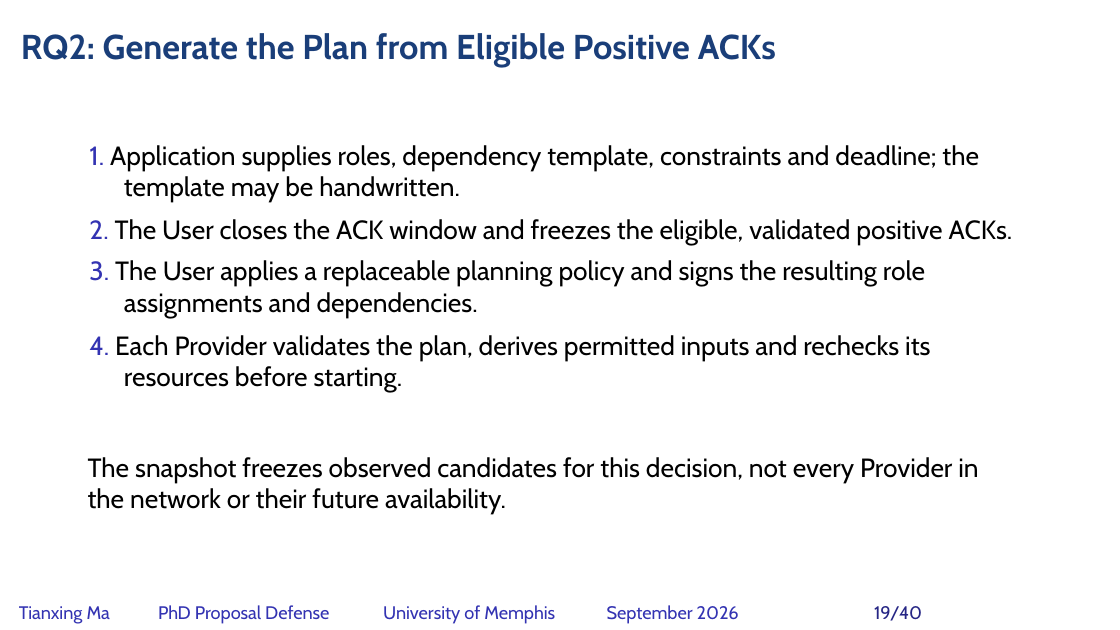
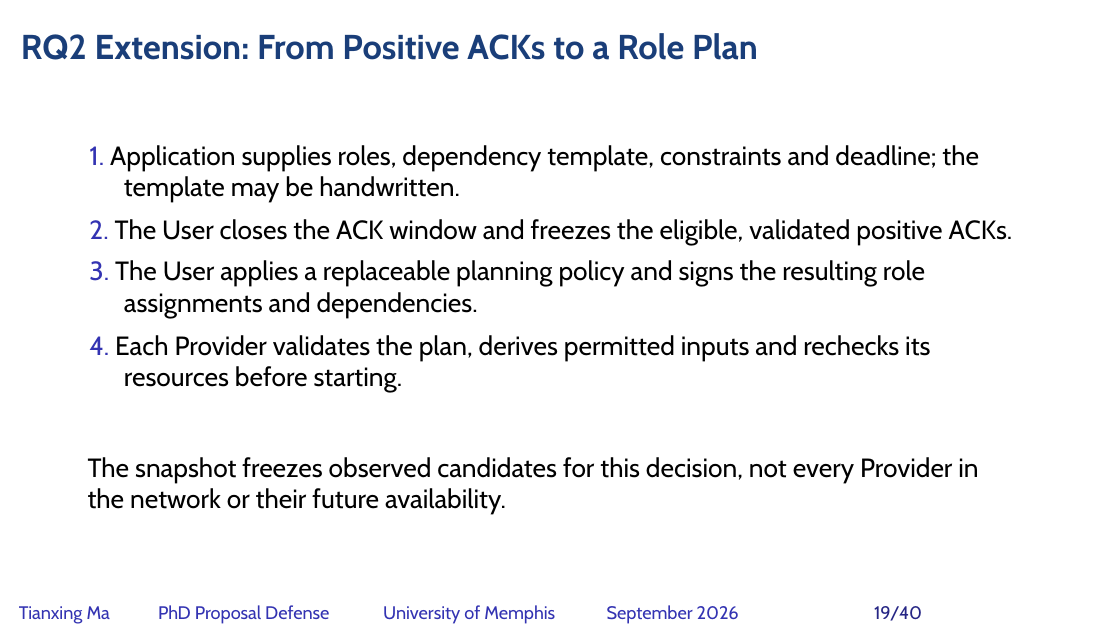
Before and after one commit to matianxing1992/NDN_Service_Framework, a slide deck: slide 19 of docs/PAPER/proposal-defense/slides/NDNSF_proposal_hybrid_editable.pptx. Drawn at 1120x630 pixels with LibreOffice and Linux fonts; fonts in the diff are those of the drawing; background and template pictures are left out. Boxes give left, top, right and bottom in pixels: in the first picture for what was removed or moved away, otherwise in the second. Text is boxed around its words. In the diff, an @@ line names an element or a change of style, - is before the commit and + after.

```diff
--- a/docs/PAPER/proposal-defense/slides/NDNSF_proposal_hybrid_editable.pptx
+++ b/docs/PAPER/proposal-defense/slides/NDNSF_proposal_hybrid_editable.pptx
@@ text at box(21, 33, 758, 60): text changed @@
-RQ2: Generate the Plan from Eligible Positive ACKs
+RQ2 Extension: From Positive ACKs to a Role Plan
```
Also in this commit, not shown: 7 other slides changed, 2 slides added, 2 slides removed, 26 other files.
